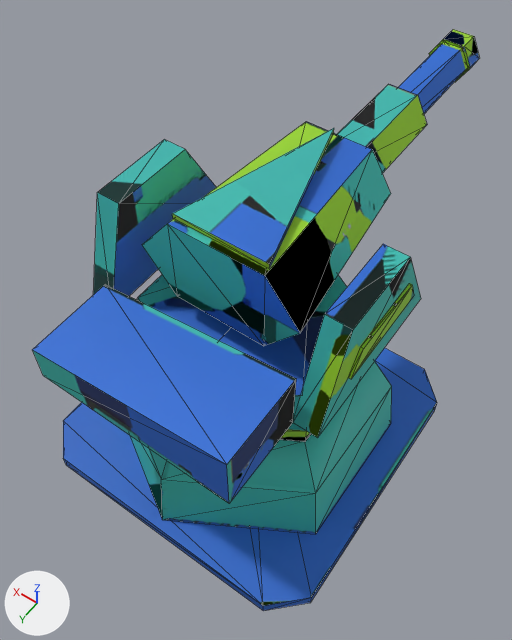
One commit to the glTF model Tools/ModelFactory/R4SixStyles1/models/03_ArcadeLowPoly/R4W_Basic/R4W_Basic_LOD1.glb: the scene before it, then after it.
One viewpoint serves both versions: a 50 mm camera at (-0.369, 0.504, 0.819) aimed at (0.037, -0.063, -0.073). The lights are fixed; the arrows at lower left show +X, +Y and +Z. The older version comes first. Mesh edges are drawn as thin lines. Vertices at exactly the same position are counted once.

Names of what the first picture shows: 'R4W_Basic_LOD1'.
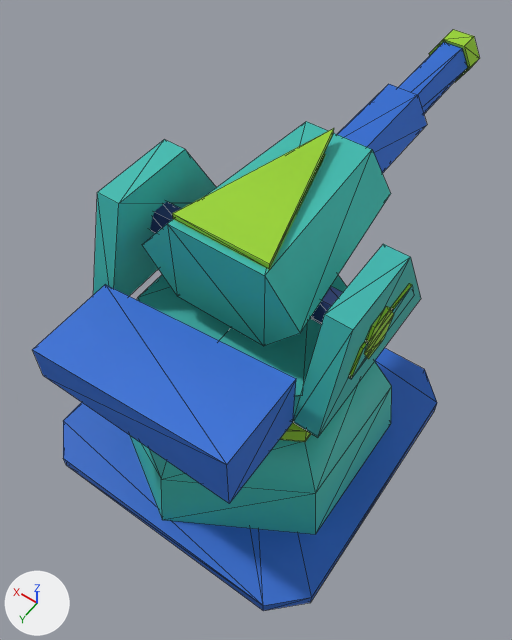
What differs and where, as boxes [x1, y1, x2, y2] in the pictures (512 x 640 px):
part 1 of me_r4w_basic_base_002, added (blue): after [311, 287, 343, 325]
part 2 of me_r4w_basic_base_002, added (green): after [364, 307, 394, 359]
part 3 of me_r4w_basic_base_002, added (blue): after [150, 201, 181, 233]
part 4 of me_r4w_basic_base_002, surface changed: [33, 29, 480, 605] in both

Edits to the bpy script that builds the scene:
```text
Change me_r4w_basic_base_002:
    used by ob_r4w_basic_lod1; location = (0.0, 0.0, 0.0)
    remove me_r4w_basic_base_002.from_pydata(...)  # 162 vertices, 268 faces; spans x -0.25..0.25, y -0.618..0.25, z -0.26..0.235
    add me_r4w_basic_base_002.from_pydata(...)  # 210 vertices, 348 faces; spans x -0.25..0.25, y -0.618..0.25, z -0.26..0.235
    me_r4w_basic_base_002 part 1: a new loose piece, a 6-sided cylinder along x spanning x -0.168..-0.104, y -0.026..0.026, z 0.112..0.158, in mat_r4w_basic_03_arcadelowpoly
    me_r4w_basic_base_002 part 2: a new loose piece, a 6-sided cylinder along x spanning x -0.191..-0.1855, y -0.036..0.036, z 0.1038..0.1662, in mat_r4w_basic_03_arcadelowpoly
    me_r4w_basic_base_002 part 3: a new loose piece, a 6-sided cylinder along x spanning x 0.104..0.168, y -0.026..0.026, z 0.112..0.158, in mat_r4w_basic_03_arcadelowpoly
    me_r4w_basic_base_002 part 4: 197 kept faces spanning x -0.25..0.25, y -0.618..0.25, z -0.26..0.235 get new texture (UV) coordinates
    other edits to the shape of me_r4w_basic_base_002 do not show in these pictures
```
